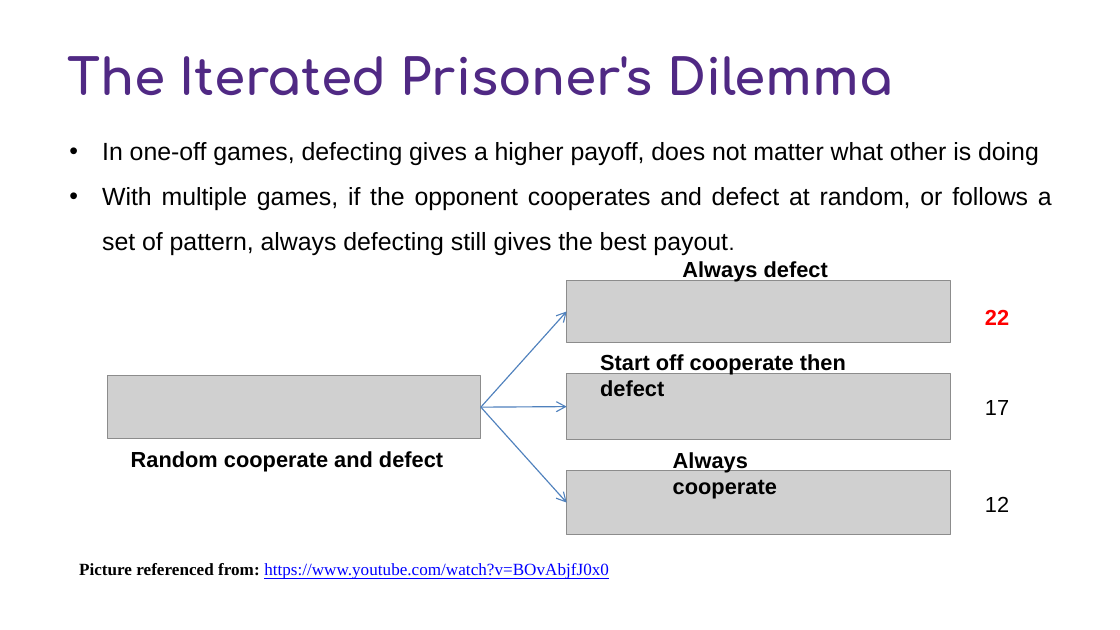
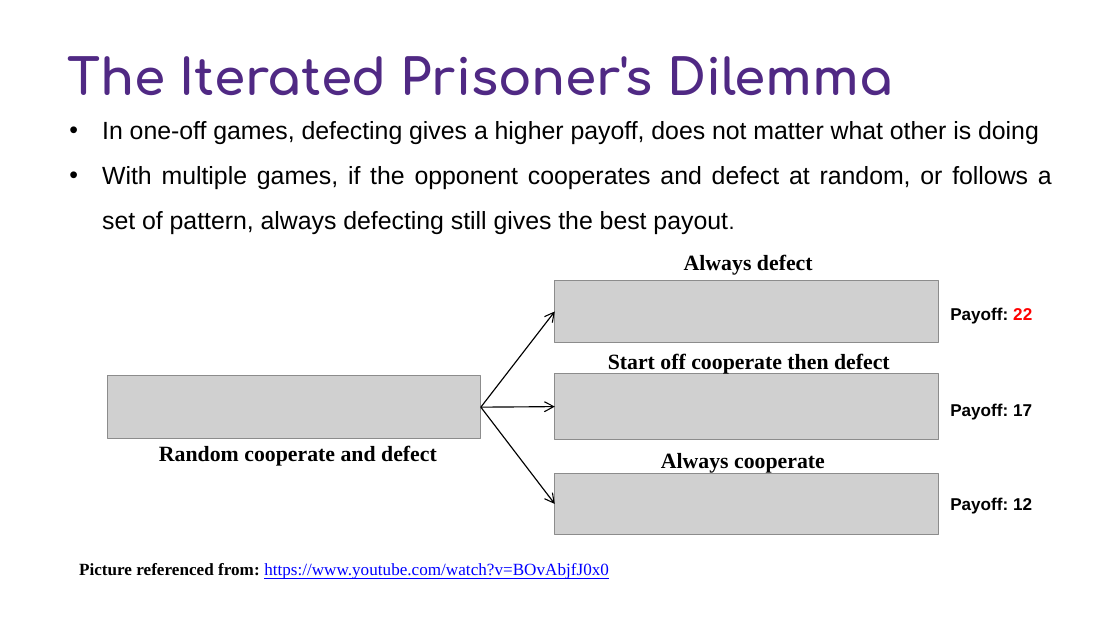
Before and after one commit to GuoJiaqi-1020/Code-recording-NU, a slide deck: slide 4 of Game Theory and Networked Systems_495/Final_Project/game_theory.pptx. Drawn at 1120x630 pixels with LibreOffice and Linux fonts; fonts in the diff are those of the drawing; grey boxes stand for pictures; background and template pictures are left out. Boxes give left, top, right and bottom in pixels: in the first picture for what was removed or moved away, otherwise in the second. Text is boxed around its words. In the diff, an @@ line names an element or a change of style, - is before the commit and + after.

```diff
--- a/Game Theory and Networked Systems_495/Final_Project/game_theory.pptx
+++ b/Game Theory and Networked Systems_495/Final_Project/game_theory.pptx
@@ text "In one-off games, defecting gives ...": place and size @@
-text "In one-off games, defecting gives ..." at <box>102,142,1052,255</box>
+text "In one-off games, defecting gives ..." at <box>102,121,1052,234</box>
@@ text "Always defect": place and size @@
-text "Always defect" at <box>682,261,828,281</box>
+text "Always defect" at <box>684,254,813,275</box>
@@ picture: place and size @@
-picture at <box>567,280,950,343</box>
+picture at <box>554,280,937,343</box>
@@ arrow moved from (480, 408) - (567, 311) to (480, 408) - (554, 311) @@
@@ arrow (480, 408) - (554, 311): stroke #4F81BD 0.75 pt to #000000 0.75 pt @@
@@ text at <box>950,307,1032,324</box>: text changed; size 14 to 11 pt; text colour #FF0000 to #000000 @@
-22
+Payoff: 22
@@ text "Start off cooperate then defect": place and size @@
-text "Start off cooperate then defect" at <box>600,354,846,396</box>
+text "Start off cooperate then defect" at <box>608,353,890,374</box>
@@ picture: place and size @@
-picture at <box>567,373,950,440</box>
+picture at <box>554,373,937,440</box>
@@ arrow moved from (480, 408) - (567, 503) to (480, 408) - (554, 504) @@
@@ arrow (480, 408) - (554, 504): stroke #4F81BD 0.75 pt to #000000 0.75 pt @@
@@ arrow moved from (480, 408) - (567, 407) to (480, 408) - (554, 407) @@
@@ arrow (480, 408) - (554, 407): stroke #4F81BD 0.75 pt to #000000 0.75 pt @@
@@ text at <box>950,403,1032,420</box>: text changed; size 14 to 11 pt; bold on @@
-17
+Payoff: 17
@@ font Arial to Times New Roman in 4 elements at <box>661,453,825,473</box>, <box>684,254,813,275</box>, <box>608,353,890,374</box>, <box>159,445,437,466</box> @@
@@ text "Random cooperate and defect": place and size @@
-text "Random cooperate and defect" at <box>131,451,443,472</box>
+text "Random cooperate and defect" at <box>159,445,437,466</box>
@@ text "Always cooperate": place and size @@
-text "Always cooperate" at <box>673,452,777,499</box>
+text "Always cooperate" at <box>661,453,825,473</box>
@@ picture: place and size @@
-picture at <box>567,470,950,534</box>
+picture at <box>554,473,937,534</box>
@@ text at <box>950,497,1032,514</box>: text changed; size 14 to 11 pt; bold on @@
-12
+Payoff: 12
```
Also in this commit, not shown: 9 other slides changed, 2 other files.
